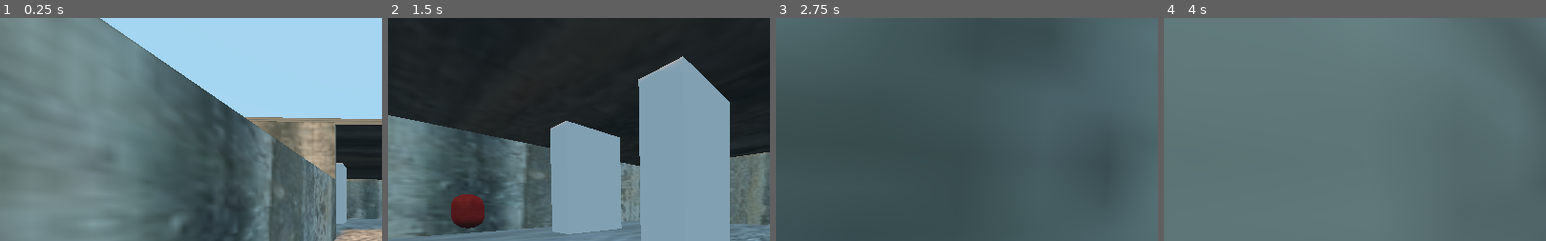
Above: before the commit, frames 1-4 (left to right).
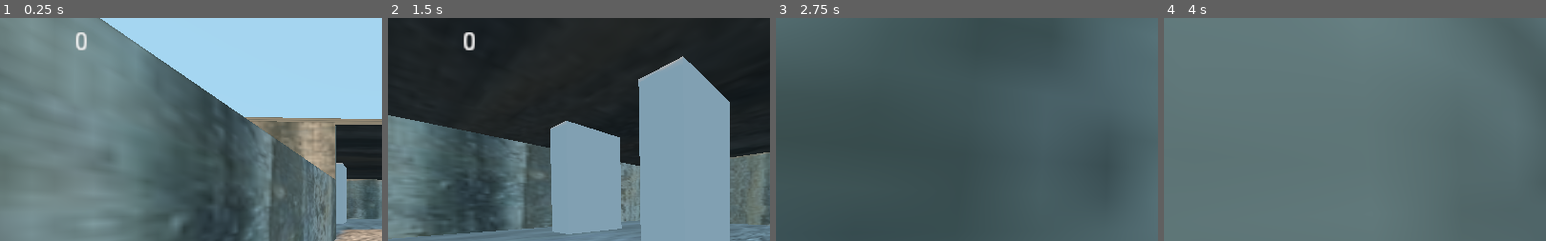
Above: after the commit, the same moments.

Repository: Matthew-Seebohm/DoomClone2022
Game: Godot game, scene res://Devil Hunter.tscn
Same seed, same stepped clock (60 frames per second), same inputs: the game is played once before the commit and once after it. This scene is started directly instead of the project's main scene.
Inputs (mouse positions are % of the whole screen's width and height, from its top left):
- Up to frame 1 (0.25 s): no input
- Up to frame 2 (1.5 s): tap Enter at 0.5 s; move the mouse to (55, 50) at 0.52 s; hold W (player_forward) from 0.53 s (still down); tap Space (jump) at 0.77 s; move the mouse to (45, 50) at 1.27 s
- Up to frame 3 (2.75 s): keep holding W (player_forward); tap Space (jump) at 1.52 s; move the mouse to (52, 48) at 2.02 s
- Up to frame 4 (4 s): keep holding W (player_forward); move the mouse to (49, 52) at 2.77 s; tap Space (jump) at 3.02, 3.77 s; move the mouse to (57, 51) at 3.52 s
The pictures show only the part of the screen within x 0-50%, y 7-57%; the shares and areas given below are measured in that part.

The runs differ from the first frame. In frame 1, 0.2% of the frame differs, in the area x 19-23%, y 6-15%; in frame 2, 1.3%, in the area x 16-26%, y 6-95%; in frame 3, less than 0.1%; in frame 4, less than 0.1%.

Commit message:
Pickup/Eddie
finished the pickup and started on the enemy called "Eddie", the score is now visible as well

Diff:
--- a/Devil Hunter.tscn
+++ b/Devil Hunter.tscn
@@ -1,12 +1,11 @@
-[gd_scene load_steps=20 format=2]
+[gd_scene load_steps=16 format=2]
 
 [ext_resource path="res://Textures/Cement floor texture.jpeg" type="Texture" id=1]
 [ext_resource path="res://default_env.tres" type="Environment" id=2]
 [ext_resource path="res://Player.gd" type="Script" id=3]
 [ext_resource path="res://Textures/Steel wall Texture.jpg" type="Texture" id=4]
-[ext_resource path="res://Textures/Red.jpeg" type="Texture" id=5]
+[ext_resource path="res://Pickup.tscn" type="PackedScene" id=5]
 [ext_resource path="res://Sound/male_hurt7-48124.mp3" type="AudioStream" id=6]
-[ext_resource path="res://Enemy.gd" type="Script" id=7]
 
 [sub_resource type="PlaneMesh" id=1]
 size = Vector2( 20, 20 )
@@ -35,13 +34,6 @@
 
 [sub_resource type="BoxShape" id=10]
 extents = Vector3( 1, 1.00138, 1 )
-
-[sub_resource type="CapsuleMesh" id=11]
-
-[sub_resource type="SpatialMaterial" id=12]
-albedo_texture = ExtResource( 5 )
-
-[sub_resource type="CapsuleShape" id=13]
 
 [node name="Devil Hunter" type="Spatial"]
 transform = Transform( 1, 0, 0, 0, 1, 0, 0, 0, 1, 0, -1.33772, 0 )
@@ -77,6 +69,7 @@
 fov = 110.0
 
 [node name="playerScore" type="Label3D" parent="Player/Camera"]
+transform = Transform( 0.5, 0, 0, 0, 0.5, 0, 0, 0, 0.5, -0.82202, 0.453722, -0.427871 )
 
 [node name="Invun Timer" type="Timer" parent="Player"]
 wait_time = 0.5
@@ -191,14 +184,5 @@
 [node name="CollisionShape" type="CollisionShape" parent="Pillar2/StaticBody"]
 shape = SubResource( 10 )
 
-[node name="Demon" type="KinematicBody" parent="."]
-transform = Transform( 0.2, 0, 0, 0, -8.74228e-09, -0.3, 0, 0.2, -1.31134e-08, 0.970905, 0.886182, 0 )
-script = ExtResource( 7 )
-
-[node name="Enemy" type="CSGMesh" parent="Demon"]
-transform = Transform( 1, 0, 0, 0, 1, 0, 0, 1.77636e-15, 1, 0, 0, 0 )
-mesh = SubResource( 11 )
-material = SubResource( 12 )
-
-[node name="CollisionShape" type="CollisionShape" parent="Demon"]
-shape = SubResource( 13 )
+[node name="Pickup" parent="." instance=ExtResource( 5 )]
+transform = Transform( 0.5, 0, 0, 0, 0.5, 0, 0, 0, 0.5, 2.70193, 0, 2.33901 )
--- /dev/null
+++ b/Eddie.tscn
@@ -0,0 +1,14 @@
+[gd_scene load_steps=3 format=2]
+
+[sub_resource type="CapsuleMesh" id=1]
+mid_height = 0.001
+
+[sub_resource type="SpatialMaterial" id=2]
+albedo_color = Color( 1, 0, 0, 1 )
+
+[node name="Eddie" type="KinematicBody"]
+
+[node name="MeshInstance" type="MeshInstance" parent="."]
+transform = Transform( 1, 0, 0, 0, -4.37114e-08, -1, 0, 1, -4.37114e-08, 0, 1.59858, 0 )
+mesh = SubResource( 1 )
+material/0 = SubResource( 2 )
--- a/Player.gd
+++ b/Player.gd
@@ -1,7 +1,4 @@
 extends KinematicBody
-
-signal health_updated(health)
-signal killed()
 
 #Physics
 var movementSpeed = 9
@@ -17,13 +14,7 @@
 var playerVelocity : Vector3 = Vector3()
 var mouseDelta : Vector2 = Vector2()
 
-export (float) var max_health = 100
-
-onready var health = max_health setget _set_health
-onready var Invun_Timer = $InvunTimer
 onready var camera = get_node("Camera")
-
-
 
 func _ready():
 	Input.set_mouse_mode(Input.MOUSE_MODE_CAPTURED)
@@ -62,21 +53,3 @@
 	playerVelocity = move_and_slide(playerVelocity, Vector3.UP)
 	if Input.is_action_pressed("jump") and is_on_floor():
 		playerVelocity.y = jumpStrength
-
-func damage(amount):
-	if Invun_Timer.is_stopped():
-		$Hitpointsfx.play()
-		Invun_Timer.start()
-		_set_health(health - amount)
-
-func kill():
-	pass
-
-func _set_health(value):
-	var prev_health = health
-	health = clamp(value, 0, max_health)
-	if health != prev_health:
-		emit_signal("health_updated", health)
-		if health == 0:
-			kill()
-			emit_signal("killed")
